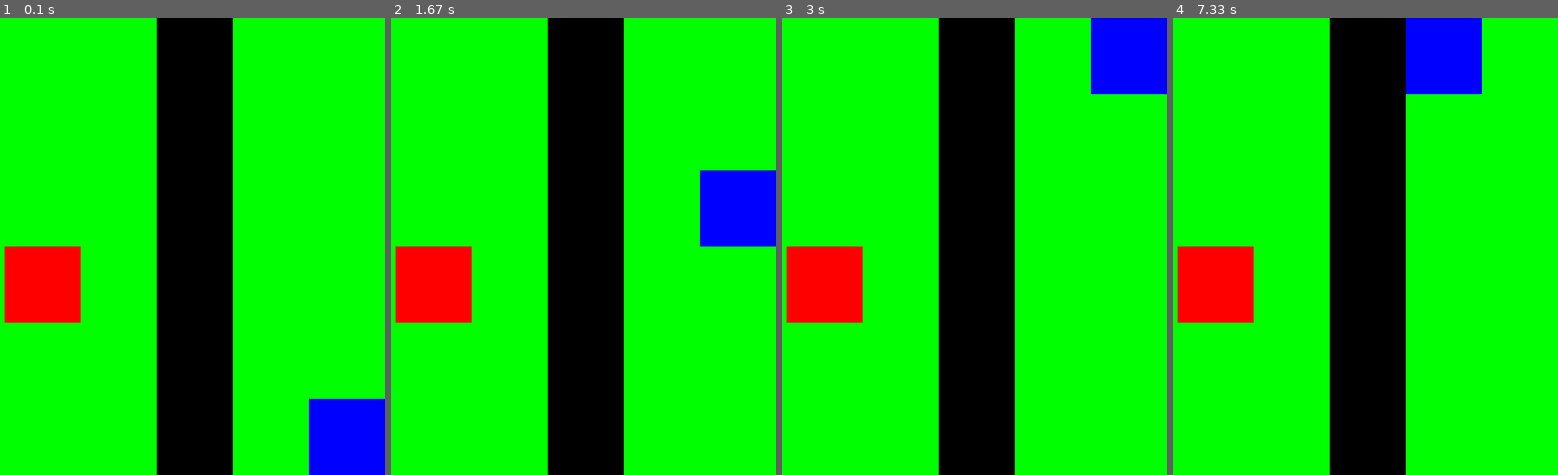
Above: before the commit, frames 1-4 (left to right).
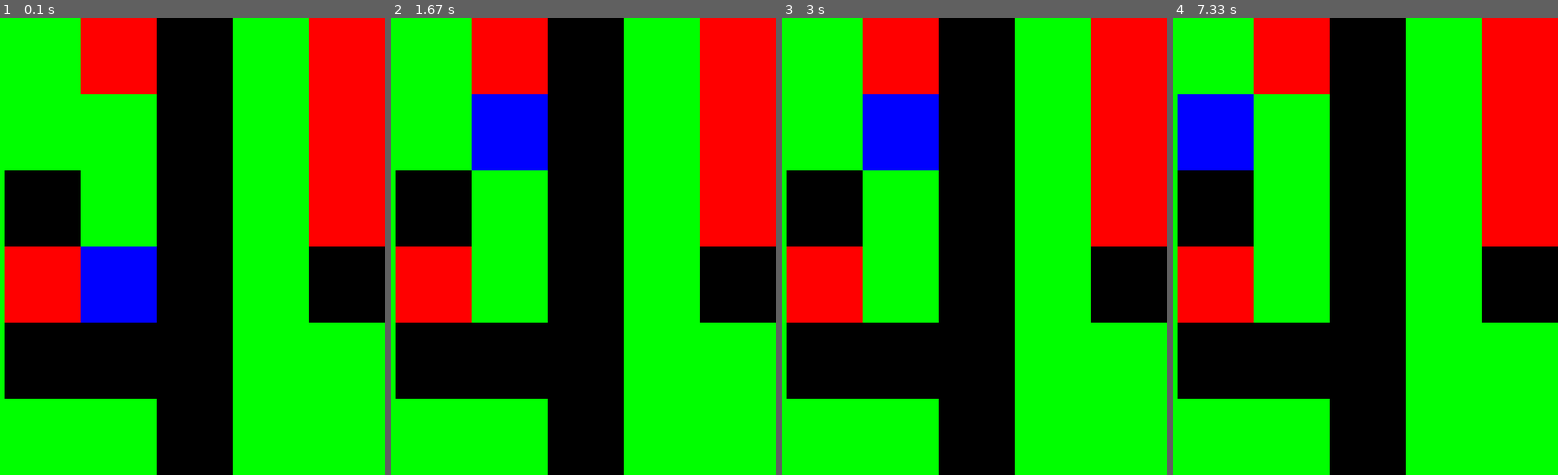
Above: after the commit, the same moments.

Repository: annagiszczak/empowerment
Game: pygame game, started from empower.py
The game is run twice, just before and just after one commit, with the same random seed, the same clock (stepped at 60 frames per second) and the same inputs.
Inputs:
- Up to frame 1 (0.1 s): no input
- Up to frame 2 (1.67 s): no input
- Up to frame 3 (3 s): no input
- Up to frame 4 (7.33 s): no input

The runs differ from the first frame. In frame 1, 33% of the frame differs, in the area x 1-100%, y 0-100%; in frame 2, 30%; in frame 3, 30%; in frame 4, 33%.

Commit message:
dodanie mapa czyli ograniczen

Diff:
--- /dev/null
+++ b/ALPACA/drugi/test2.py
@@ -0,0 +1,6 @@
+import numpy as np
+import sys
+sys.path.insert(1, '/home/ania/Documents/empowerment/')
+import ALPACA.jeden.test as t
+
+t.test()
--- /dev/null
+++ b/ALPACA/jeden/test.py
@@ -0,0 +1,4 @@
+import numpy as np
+
+def test():
+    print('Hello World')
--- /dev/null
+++ b/ALPACA/test2.py
@@ -0,0 +1,4 @@
+import numpy as np
+import ALPACA.jeden.test as t
+
+t.test()
--- a/empower.py
+++ b/empower.py
@@ -46,8 +46,8 @@
     def draw_agent(self):
         screen.blit(self.surface, (self.x*width/n,self.y*height/m))
 
-    def do(self, action):
-        if(action == Actions.UP.value and self.y > 0 and self.y < n):
+    def do(self, action, mapa):
+        if(action == Actions.UP.value and self.y > 0 and self.y < n and mapa[self.y-1][self.x] != Tiles.WALL.value and mapa[self.y-1][self.x] != Tiles.HOLE.value):
             self.y -= 1
         elif(action == Actions.DOWN.value and self.y >= 0 and self.y < n-1):
             self.y += 1
@@ -64,17 +64,17 @@
         # elif(action == Actions.DO_RIGHT.value):
         #     self.x += 2
 
-    def quasiMove(self, initAction, sequence):
+    def quasiMove(self, initAction, sequence, mapa):
         quasiAgent = Agent(self.getXY()[0], self.getXY()[1])
-        quasiAgent.do(initAction)
+        quasiAgent.do(initAction,mapa)
         for action in sequence:
-            quasiAgent.do(action)
+            quasiAgent.do(action, mapa)
         return quasiAgent.getXY()
 
     def getXY(self):
         return [self.x, self.y]
 
-    def empsForActions(self):
+    def empsForActions(self, mapa):
         emps = []
         for initAction in range(M):
             seqs =[]
@@ -85,19 +85,24 @@
                     sequence.append(np.random.randint(0,3)) #losowanie ruchow po DANYM ruchu (w prawo)
                 seqs.append(sequence)
             for i in range(N):
-                xys.append(self.quasiMove(initAction, seqs[i]))
+                xys.append(self.quasiMove(initAction, seqs[i], mapa))
             emps.append(len(np.unique(xys)))
         return emps
 
-    def empowered(self):
-        emps = self.empsForActions()
+    def empowered(self, mapa):
+        emps = self.empsForActions(mapa)
         return np.argmax(emps)
 
 
 
 class Our_map:
     def __init__(self):
-        self.coords = np.array([[0,0,0,-1,0,0],[0,0,0,-1,0,0],[0,0,0,-1,0,0],[0,1,0,-1,0,0],[0,0,0,-1,0,0],[0,0,0,-1,0,0]])
+        self.coords = np.array([[0,0,1,-1,0,1],
+                                [0,0,0,-1,0,1],
+                                [0,-1,0,-1,0,1],
+                                [0,1,0,-1,0,-1],
+                                [0,-1,-1,-1,0,0],
+                                [0,0,0,-1,0,0]])
         self.path_surface = pygame.Surface((width/n,height/m))
         self.wall_surface = pygame.Surface((width/n,height/m))
         self.hole_surface = pygame.Surface((width/n,height/m))
@@ -119,7 +124,7 @@
 
 
 our_map = Our_map()
-agent = Agent(m-1,n-1)
+agent = Agent(2,3)
 while True:
     for event in pygame.event.get():
         if event.type == pygame.QUIT:
@@ -127,7 +132,7 @@
             exit()
     our_map.draw_map()
     agent.draw_agent()
-    agent.do(agent.empowered())
+    agent.do(agent.empowered(our_map.coords), our_map.coords)
 
 
 
